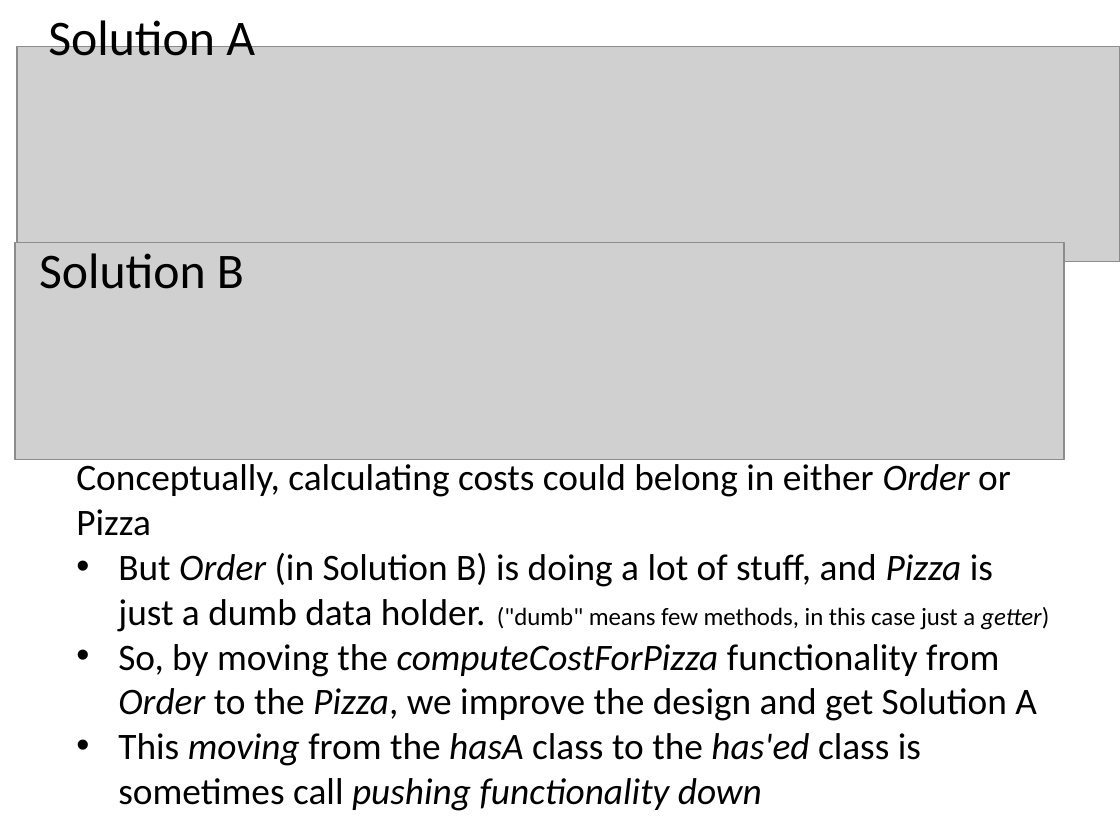
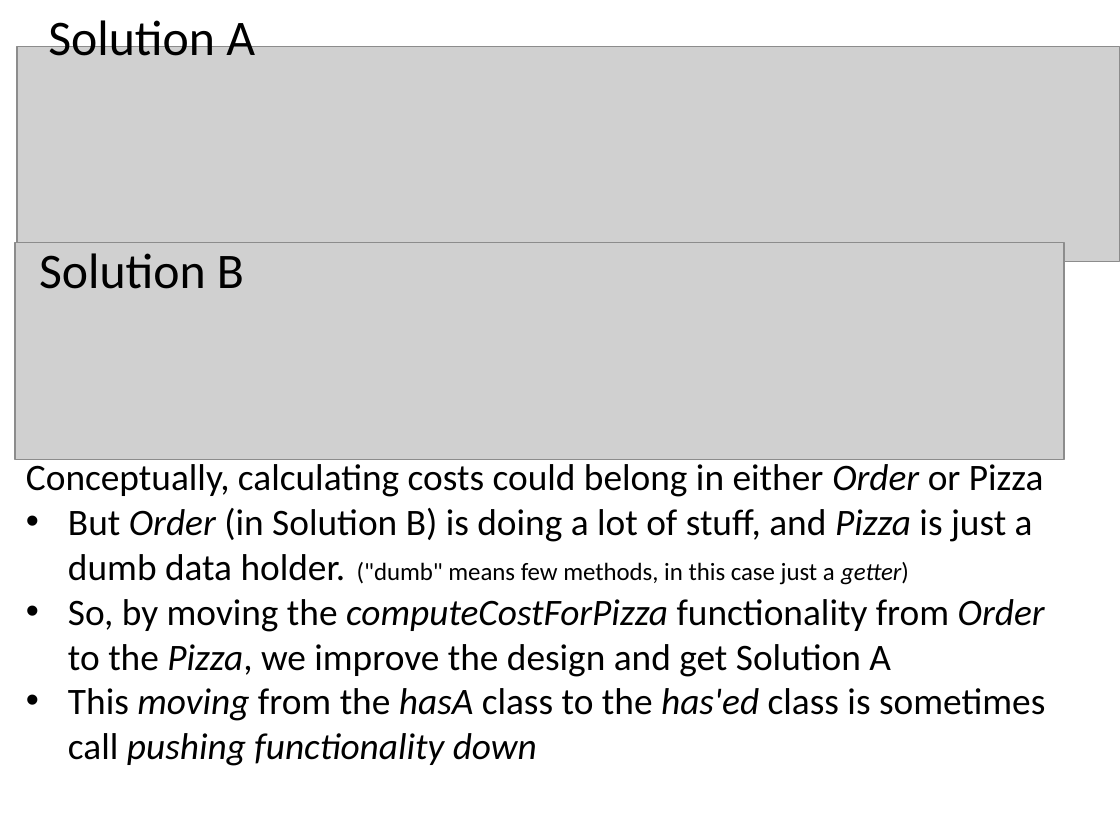
Before and after one commit to RHIT-CSSE/csse220, a slide deck: slide 23 of ClassMaterials/Encapsulation/Slides/Encapsulation.pptx (slide 20 before the commit). Drawn at 1120x840 pixels with LibreOffice and Linux fonts; fonts in the diff are those of the drawing; grey boxes stand for pictures. Boxes give left, top, right and bottom in pixels: in the first picture for what was removed or moved away, otherwise in the second. Text is boxed around its words. In the diff, an @@ line names an element or a change of style, - is before the commit and + after.

```diff
--- a/ClassMaterials/Encapsulation/Slides/Encapsulation.pptx
+++ b/ClassMaterials/Encapsulation/Slides/Encapsulation.pptx
@@ text "Conceptually, calculating costs could belong ..." rewrapped from (76,459,1049,811) to (26,459,1045,766) @@
```
Also in this commit, not shown: 10 other slides changed, 4 slides added, 2 slides removed.
